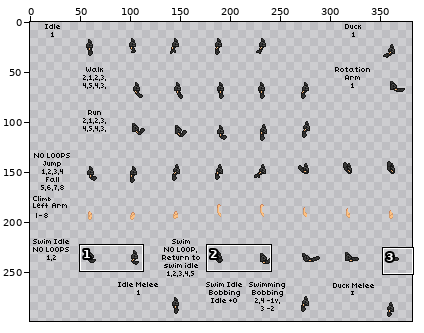
Two versions of one pixel-art file, items/armor/Trooperframe Armor/armor/armor/fsleeve.ase. The picture above shows the old version from afar; the outline marks the close-up.
Close-up. The starting point:
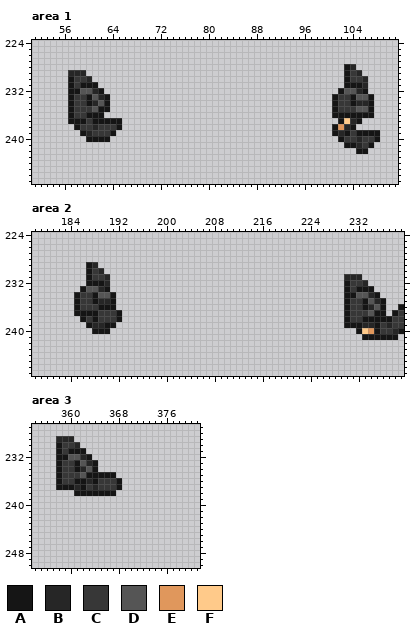
387x301 pixels, 1 frame. Shown: area 1: x 51..111, y 224..247; area 2: x 178..239, y 224..247; area 3: x 354..381, y 227..250. The wide view leaves out empty margins.
Visible layers, top first: "Layer 3", "Layer 2".
Palette (. is transparent): A #151515  B #262626  C #373737  D #555555  E #e0975c  F #ffca8a
Pixels before, area 1, first column x 57:
228 ..............................................AB....
229 BBB...........................................ACB...
230 ACCB..........................................ACCB..
231 ACAAA.........................................AAAB..
232 AADDBA.......................................ADDBA..
233 ACCADBA.....................................ACCADDA.
234 ACCABDA.....................................ACCABBA.
235 ACCCDAA.....................................ACCCDDA.
236 ACCAAA......................................AAAAAAA.
237 AAACAAAAA....................................AFBA...
238 .ACCBCCCA...................................AEBA....
239 ..ABCCCA....................................ABACAAAA
240 ...AAAA......................................ACCBCCA
241 ..............................................AABCA.
242 ................................................AA..
Pixels before, area 2, first column x 185:
229 ..AB...................................................
230 ..ACB..................................................
231 ..ACCB.......................................BBB.......
232 ..AAAB.......................................ACCB......
233 .ADDBA.......................................ACAAA.....
234 ACCADDA......................................AADDBA....
235 ACCABBA......................................ACCADBA...
236 ACCCAAA......................................ACCABDA..A
237 AAAACCCA.....................................ACCCDAA.AC
238 .ACACCCA.....................................ACCAAAAACC
239 ..ABBAA......................................AAABBACBCC
240 ...AAA.........................................AFEACCBA
241 ................................................AAAAAA.
Pixels before, area 3, first column x 358:
229 BBB........
230 ACCB.......
231 ACAAA......
232 AADDBA.....
233 ACCADBA....
234 ACCABDA....
235 ACCCDAAAAA.
236 ACCAABACCCA
237 AAABACBCCCA
238 ...AAAAAAA.
The same view after the edit:
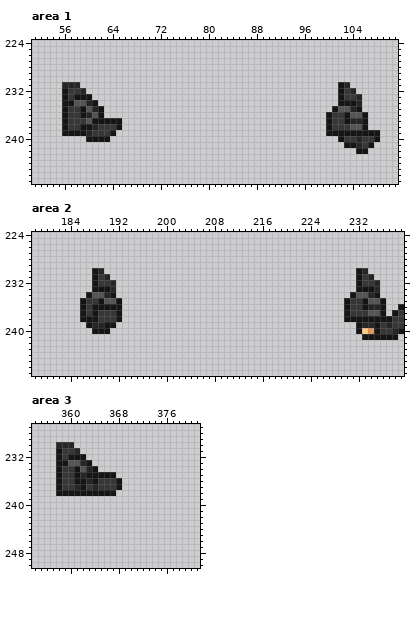
What changed:
Area 1, layer "Layer 3":
y 228: x 103..104 AB -> ..
y 229: x 57..59 BBB -> ...; x 103..105 ACB -> ...
y 230: x 57..60 ACCB -> ....; x 103..106 ACCB -> ....
y 231: x 56..61 .ACAAA -> BBB...; x 102..106 .AAAB -> AB...
y 232: x 56..62 .AADDBA -> ACCB...; x 103..106 DDBA -> CB..
y 233: x 56..59 .ACC -> ACAA; x 61..63 DBA -> ...; x 101..102 AC -> .A; x 104..107 ADDA -> CB..
y 234: x 56 . -> A; x 58..63 CCABDA -> DDBA..; x 101..103 ACC -> .AA; x 106..107 BA -> ..
y 235: x 56..57 .A -> AC; x 59..61 CCD -> ADB; x 63 A -> .; x 102..107 CCCDDA -> DDBA..
y 236: x 56..57 .A -> AC; x 59..61 CAA -> ABD; x 100..102 .AA -> ACC; x 104..105 AA -> DD; x 107 A -> .
y 237: x 56..60 .AAAC -> ACCCD; x 100..103 ..AF -> ACCA; x 105..106 A. -> BA
y 238: x 56..60 ..ACC -> ACCAA; x 100..106 .AEBA.. -> ACCCDDA
y 239: x 56..58 ... -> AAA; x 100 . -> A; x 102 B -> A; x 104 C -> A
Area 2, layer "Layer 3":
y 229: x 187..188 AB -> ..
y 230: x 187..188 AC -> .A; x 232..233 .. -> AB
y 231: x 187..188 AC -> .A; x 230..234 BBB.. -> ..ACB
y 232: x 187 A -> .; x 189..191 AB. -> CCB; x 230..235 ACCB.. -> ..ACCB
y 233: x 186..189 ADDB -> ..AA; x 191 . -> B; x 230..231 AC -> ..; x 235 . -> B
y 234: x 185..188 ACCA -> ..AD; x 190 D -> B; x 230 A -> .
y 235: x 185..186 AC -> .A; x 188..192 ABBA. -> CADDA; x 235 B -> D
y 236: x 185..186 AC -> .A; x 188 C -> A; x 192 . -> A; x 235 D -> B
y 237: x 185 A -> .; x 187 A -> C; x 235 A -> D
y 238: x 187 C -> A; x 231..232 CC -> AA
y 239: x 230..231 AA -> ..
Area 3, layer "Layer 3":
y 229: x 358..360 BBB -> ...
y 230: x 358..361 ACCB -> BBB.
y 231: x 360..362 AAA -> CB.
y 232: x 359..363 ADDBA -> CAAA.
y 233: x 359..364 CCADBA -> ADDBA.
y 234: x 362..363 BD -> DB
y 235: x 361..362 CD -> AB
y 237: x 359..360 AA -> CC
y 238: x 358..360 ... -> AAA
